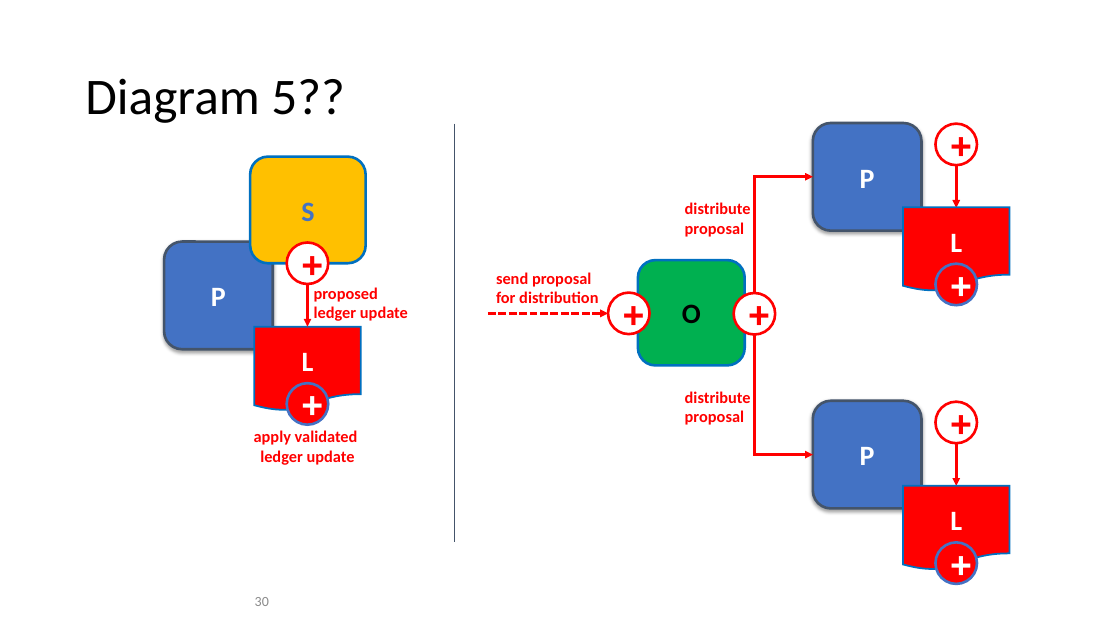
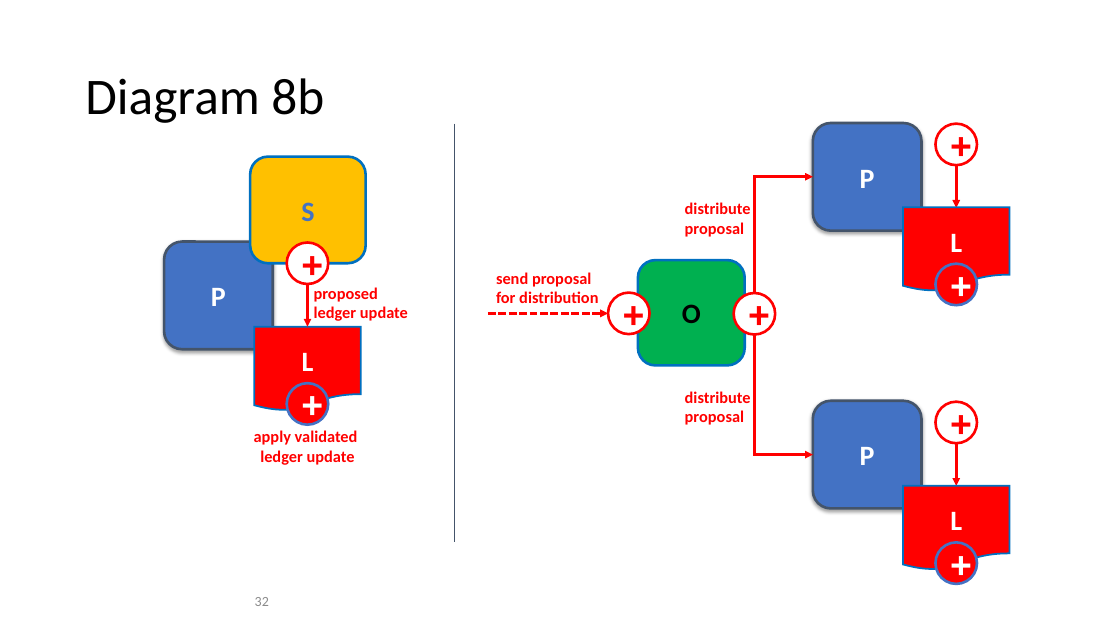
Before and after one commit to FabricTOC/FabricTOC, a slide deck: slide 32 of docs/OtherSourceMaterial/Diagrams.pptx (slide 30 before the commit). Drawn at 1120x630 pixels with LibreOffice and Linux fonts; fonts in the diff are those of the drawing. Boxes give left, top, right and bottom in pixels: in the first picture for what was removed or moved away, otherwise in the second. Text is boxed around its words. In the diff, an @@ line names an element or a change of style, - is before the commit and + after.

```diff
--- a/docs/OtherSourceMaterial/Diagrams.pptx
+++ b/docs/OtherSourceMaterial/Diagrams.pptx
@@ title at (x1=85, y1=78, x2=324, y2=123): text changed @@
-Diagram 5??
+Diagram 8b
@@ page number at (x1=255, y1=597, x2=269, y2=606): text changed @@
-30
+32
```
Also in this commit, not shown: 4 other slides changed, 2 slides added, 2 other files.
